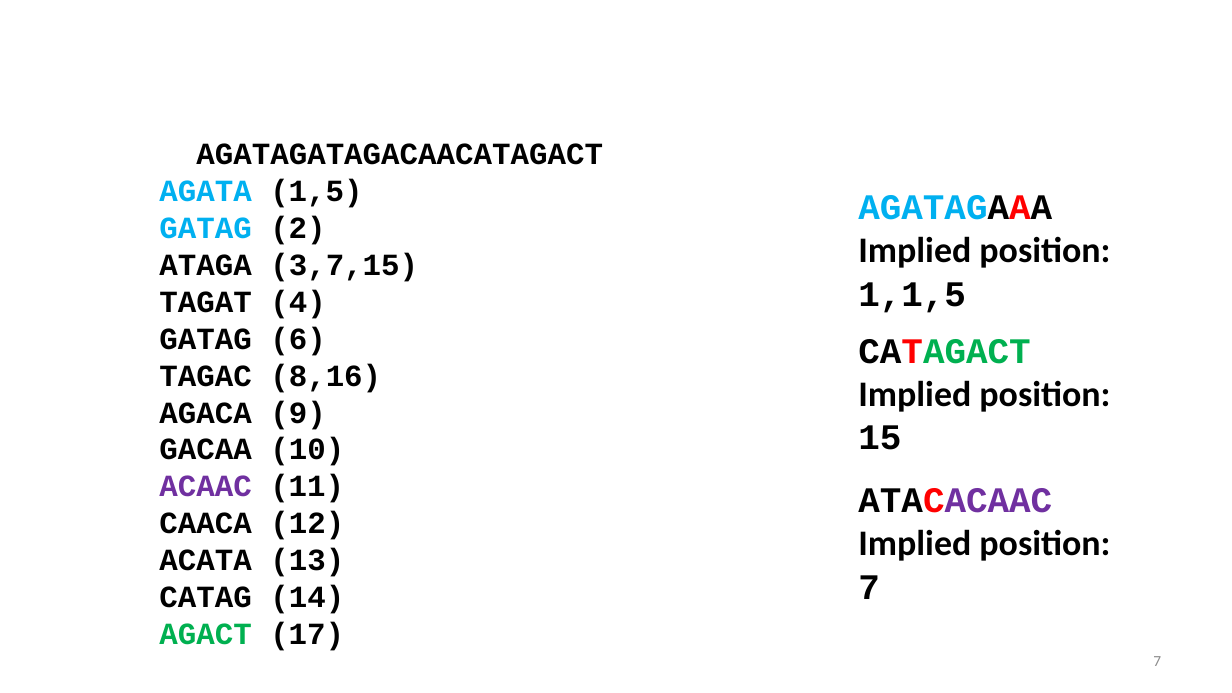
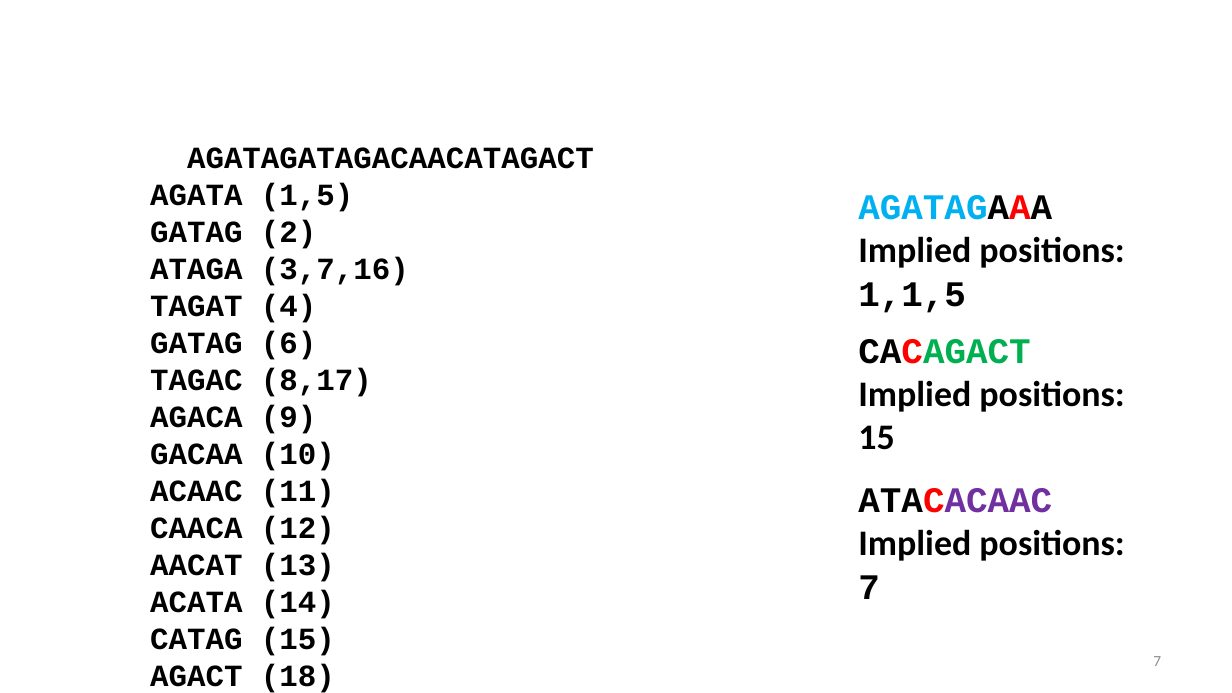
Before and after one commit to alekseyzimin/BME-Algorithms-for-Analysis-of-Genomic-Data, a slide deck: slide 7 of Week 2 Friday September 5.pptx. Drawn at 1232x693 pixels with LibreOffice and Linux fonts; fonts in the diff are those of the drawing; background and template pictures are left out. Boxes give left, top, right and bottom in pixels: in the first picture for what was removed or moved away, otherwise in the second. Text is boxed around its words. In the diff, an @@ line names an element or a change of style, - is before the commit and + after.

```diff
--- a/Week 2 Friday September 5.pptx
+++ b/Week 2 Friday September 5.pptx
@@ text "AGATAGATAGACAACATAGACT": place and size @@
-text "AGATAGATAGACAACATAGACT" at (159, 143, 603, 651)
+text "AGATAGATAGACAACATAGACT" at (150, 147, 594, 693)
@@ text at (150, 183, 353, 508): text colour #00B0F0 to #000000 in "AGATA", "GATAG"; text colour #7030A0 to #000000 in "ACAAC" @@
@@ text at (858, 236, 1124, 268): text changed @@
-Implied position:
+Implied positions:
@@ text at (150, 257, 409, 286): text changed @@
-ATAGA (3,7,15)
+ATAGA (3,7,16)
@@ text at (858, 339, 1124, 412): text changed @@
-CATAGACT
-Implied position:
+CACAGACT
+Implied positions:
@@ text at (150, 368, 372, 397): text changed @@
-TAGAC (8,16)
+TAGAC (8,17)
@@ text at (858, 425, 894, 450): font Courier New to Calibri in "15" @@
@@ text at (858, 529, 1124, 561): text changed @@
-Implied position:
+Implied positions:
@@ text at (150, 553, 335, 693): text changed @@
-ACATA (13)
-CATAG (14)
-AGACT (17)
+AACAT (13)
+ACATA (14)
+CATAG (15)
+AGACT (18)
```
Also in this commit, not shown: 4 other slides changed.
